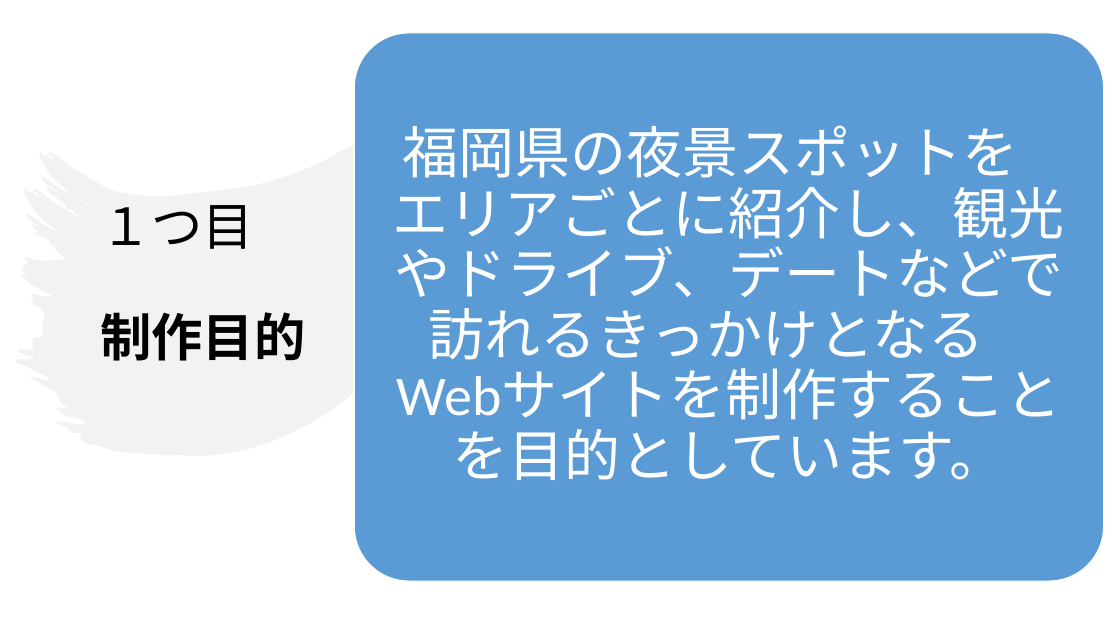
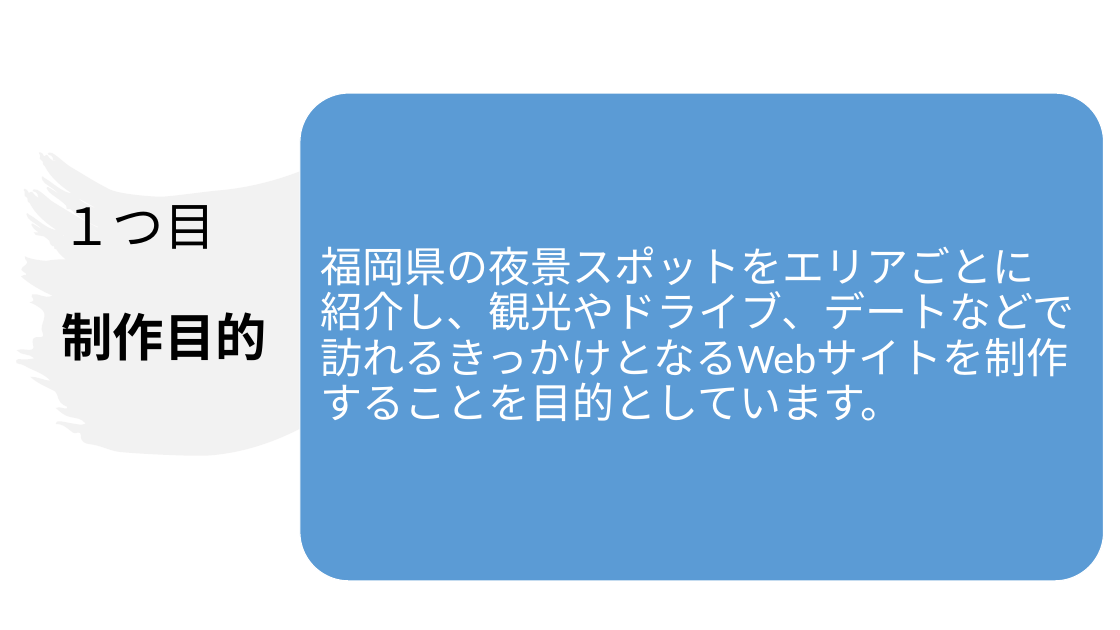
Before and after one commit to Ckg25007/zemi, a slide deck: slide 4 of 中間発表 power point/25007 大平凜音.pptx (slide 2 before the commit). Drawn at 1120x630 pixels with LibreOffice and Linux fonts; fonts in the diff are those of the drawing. Boxes give left, top, right and bottom in pixels: in the first picture for what was removed or moved away, otherwise in the second. Text is boxed around its words. In the diff, an @@ line names an element or a change of style, - is before the commit and + after.

Commit message:
中間発表　修正して完了

```diff
--- a/中間発表 power point/25007 大平凜音.pptx
+++ b/中間発表 power point/25007 大平凜音.pptx
@@ title "１つ目 制作目的" moved from (x1=100, y1=205, x2=305, y2=361) to (x1=61, y1=205, x2=266, y2=361) @@
@@ rounded rectangle resized from (x1=355, y1=33, x2=1104, y2=581) to (x1=300, y1=93, x2=1104, y2=581) @@
@@ text at (x1=320, y1=246, x2=1074, y2=421): text changed; size 48 to 36 pt @@
-福岡県の夜景スポットを エリアごとに紹介し、観光やドライブ、デートなどで訪れるきっかけとなる Webサイトを制作することを目的としています。
+福岡県の夜景スポットをエリアごとに 紹介し、観光やドライブ、デートなどで訪れるきっかけとなるWebサイトを制作することを目的としています。
```
Also in this commit, not shown: 4 other slides changed, 2 slides added.
